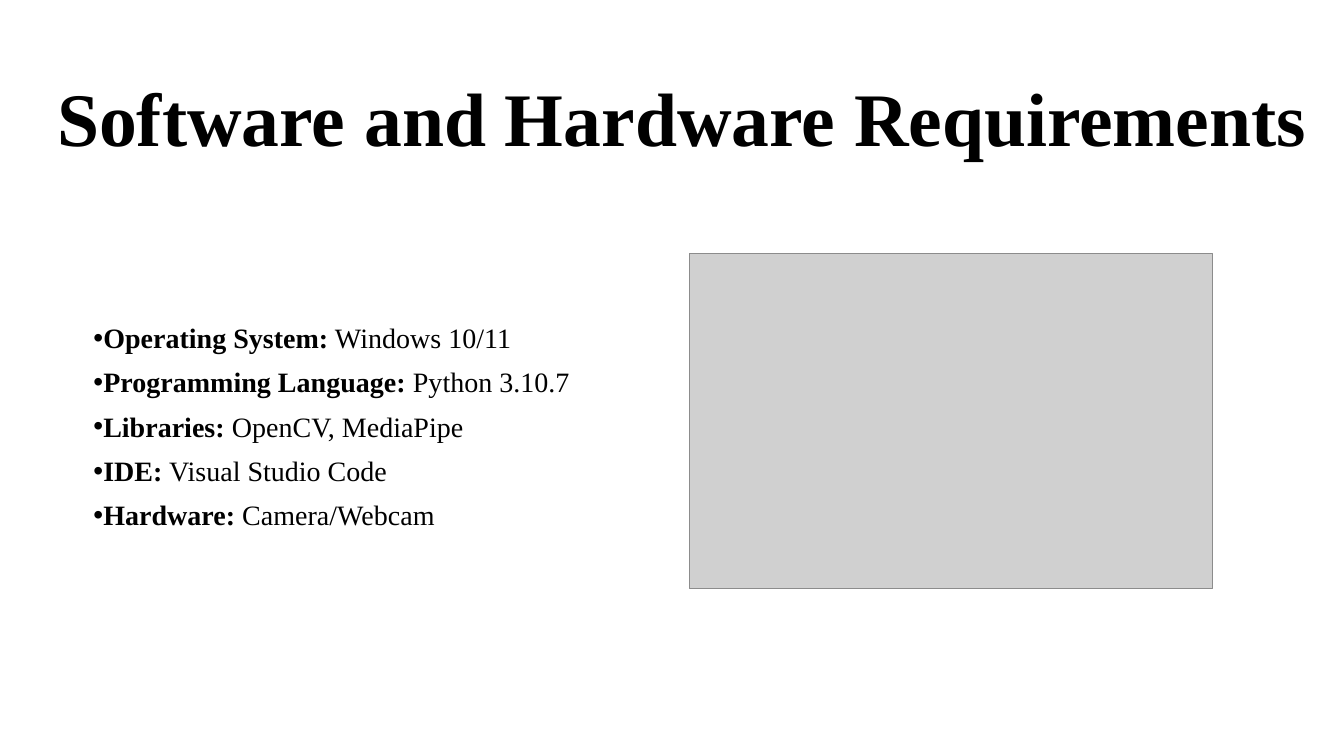
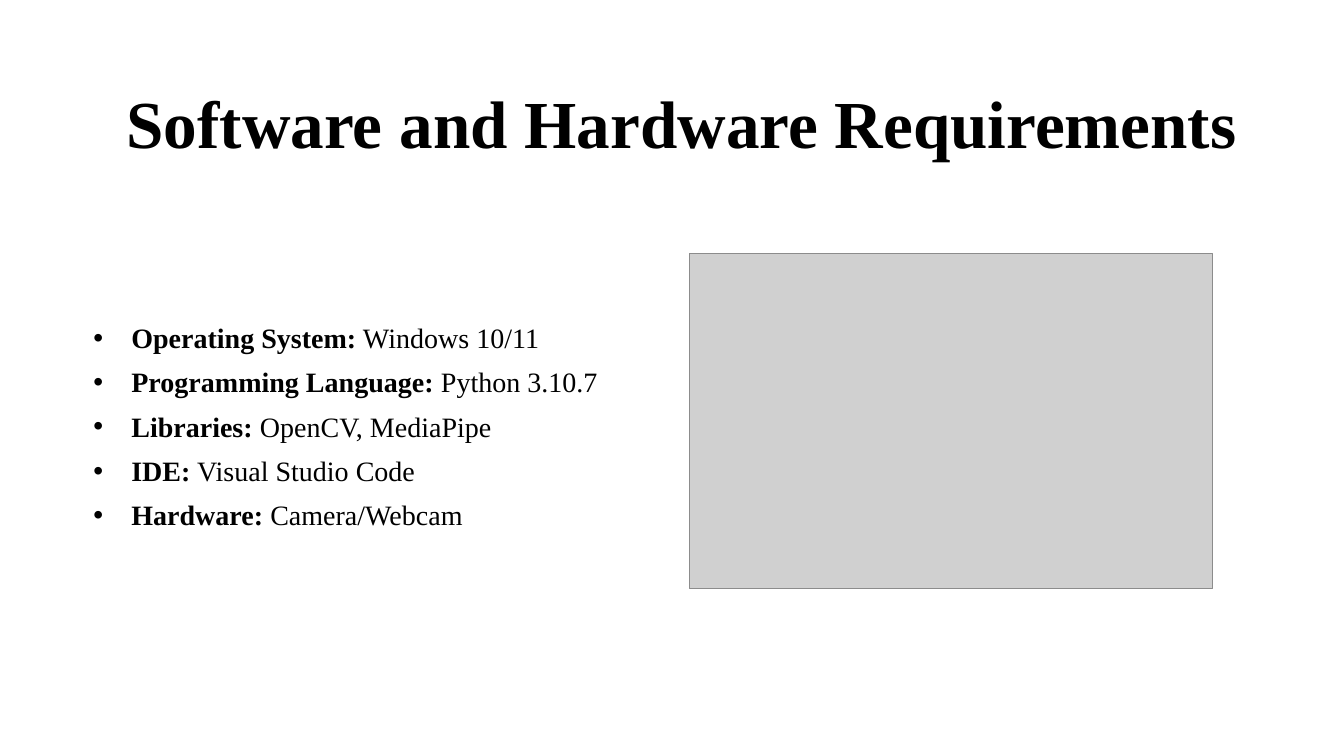
Before and after one commit to Gbhanuteja22/GestureArt, a slide deck: slide 6 of GestureArt.pptx (slide 8 before the commit). Drawn at 1344x756 pixels with LibreOffice and Linux fonts; fonts in the diff are those of the drawing; grey boxes stand for pictures; background and template pictures are left out. Boxes give left, top, right and bottom in pixels: in the first picture for what was removed or moved away, otherwise in the second. Text is boxed around its words. In the diff, an @@ line names an element or a change of style, - is before the commit and + after.

```diff
--- a/GestureArt.pptx
+++ b/GestureArt.pptx
@@ title "Software and Hardware Requirements" at box(127, 100, 1237, 161): size 54 to 48 pt @@
@@ subtitle "Operating System: Windows 10/11" at box(131, 328, 597, 526): indent changed @@
```
Also in this commit, not shown: 5 other slides changed, 19 slides added, 4 slides removed, 16 other files.
